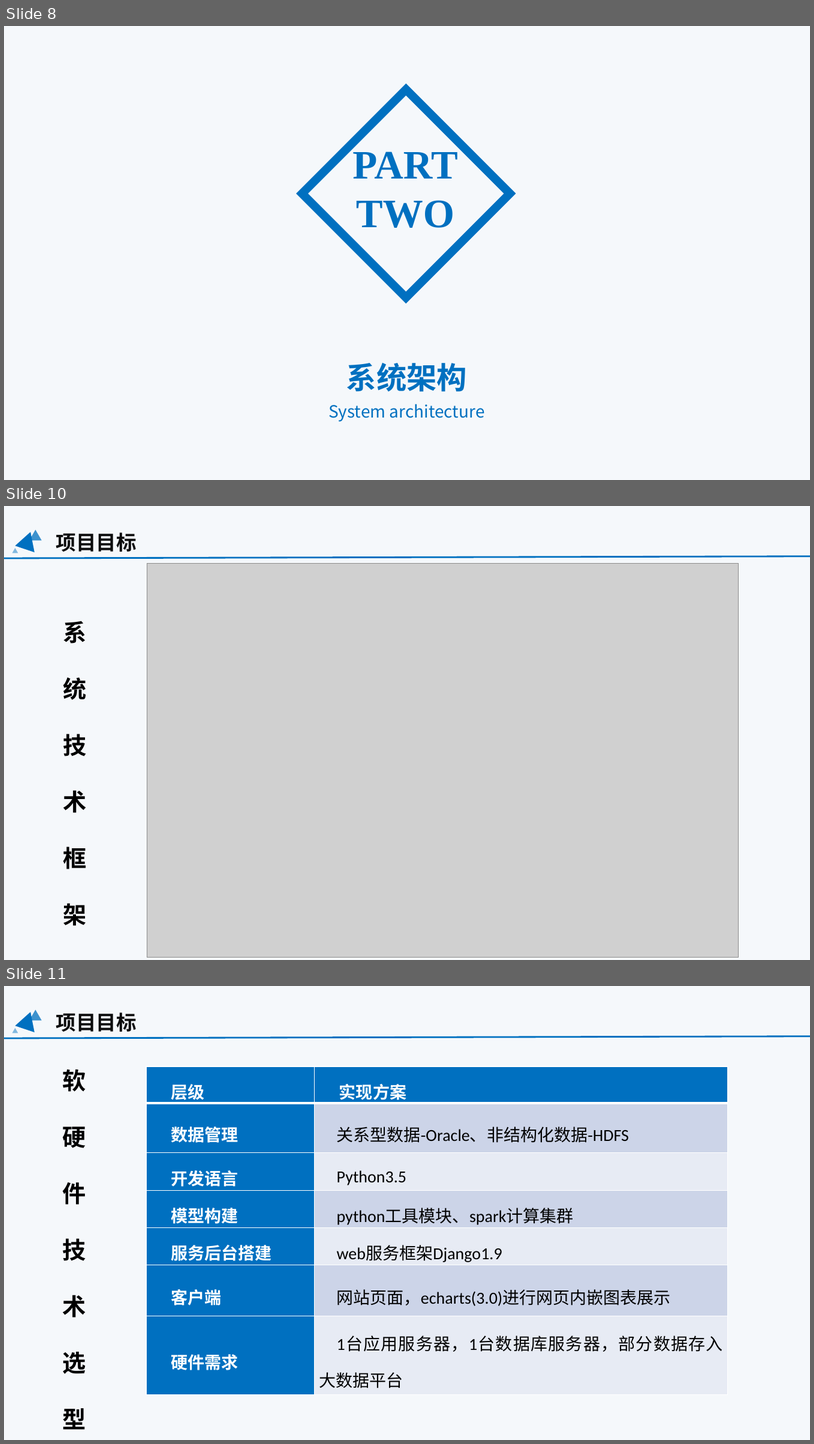
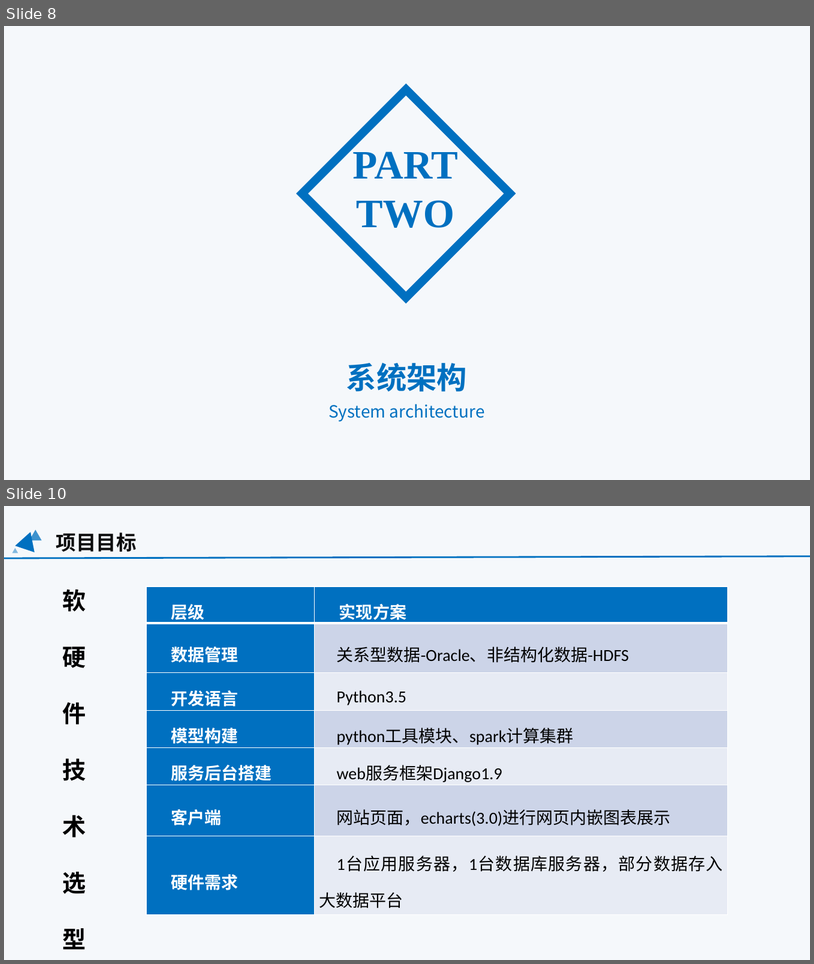
Before and after one commit to y18810919727/RuiMin, a slide deck: 瑞闽0118/瑞闽ppt/瑞闽汇报ppt0118.pptx. Shown one above the other, each under a label of ours: slides 8, 10 and 11 before the commit, slides 8 and 10 after it; the slides between them are not shown. The pictures are 814x1444 and 814x964 pixels, drawn with LibreOffice and Linux fonts; fonts in the diff are those of the drawing; grey boxes stand for pictures. Boxes give left, top, right and bottom in pixels: in the first picture for what was removed or moved away, otherwise in the second. Text is boxed around its words. In the diff, an @@ line names an element or a change of style, - is before the commit and + after.

```diff
--- a/瑞闽0118/瑞闽ppt/瑞闽汇报ppt0118.pptx
+++ b/瑞闽0118/瑞闽ppt/瑞闽汇报ppt0118.pptx
@@ slide 10 removed at [4, 506, 810, 960], background #0055A2 at 4% opacity @@
@@ triangle removed at [15, 529, 40, 552] @@
@@ triangle removed at [29, 529, 42, 540] @@
@@ text removed at [56, 532, 137, 552] @@
-项目目标
@@ line removed from (4, 558) to (810, 556) @@
@@ triangle removed at [12, 548, 18, 553] @@
@@ picture removed at [147, 563, 739, 957] @@
@@ text removed at [63, 621, 86, 925] @@
-系统技术
-框架
@@ what was slide 11 is now slide 10 @@
```
Also in this commit, not shown: 4 slides changed, 9 other files.
